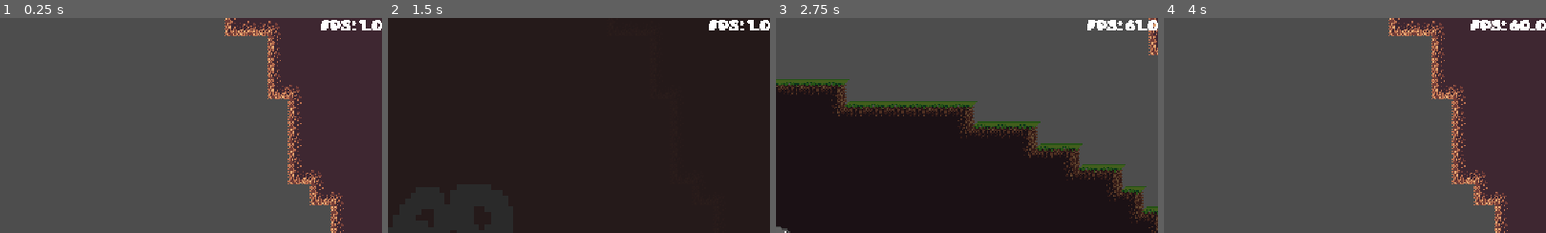
Above: before the commit, frames 1-4 (left to right).
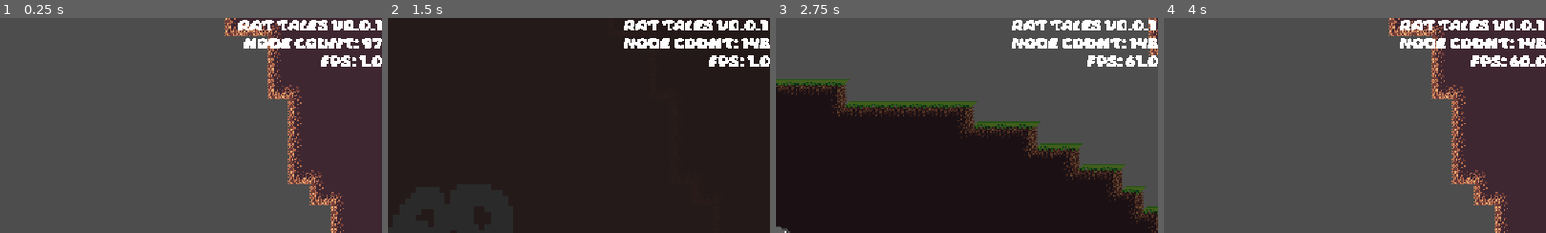
Above: after the commit, the same moments.

Repository: Logboy2000/Comp-Sci-30
Game: Godot game, scene res://scenes/game_root.tscn
Same seed, same stepped clock (60 frames per second), same inputs: the game is played once before the commit and once after it.
Inputs (mouse positions are % of the whole screen's width and height, from its top left):
- Up to frame 1 (0.25 s): no input
- Up to frame 2 (1.5 s): tap Enter (ui_accept) at 0.5 s; move the mouse to (72, 45) at 0.52 s; hold Right (right) 0.53-1.25 s; tap End (die) at 0.6 s; click (72, 45) at 0.67 s; tap Z (jump) at 0.77 s; click "again" at 1.25 s
- Up to frame 3 (2.75 s): drag from (30, 55) to (50, 15) at 2.02 s
- Up to frame 4 (4 s): move the mouse to (60, 28) at 2.77 s; hold Right (right) 2.78-3.5 s; tap C (dash) at 2.85 s; click (60, 28) at 2.92 s; tap End (die) at 3.05 s; click "again" at 3.5 s
The pictures show only the part of the screen within x 50-100%, y 0-50%; the shares and areas given below are measured in that part.

The runs differ from the first frame. In frame 1, 2.8% of the frame differs, in the area x 62-100%, y 0-23%; in frame 2, 2.8%; in frame 3, 3.0%, in the area x 61-100%, y 0-23%; in frame 4, 3.0%.

Commit message:
rat mode

Diff:
--- a/final-project/autoloads/debug_menu.gd
+++ b/final-project/autoloads/debug_menu.gd
@@ -1,10 +1,12 @@
 extends Control
 
 @onready var fps: Label = $VBoxContainer/FPS
+@onready var node_count: Label = $VBoxContainer/NodeCount
 
 
 func menu_update():
 	fps.text = "FPS: " + str(Engine.get_frames_per_second())
+	node_count.text = "Node Count: " + str(get_tree().get_node_count())
 
 func _ready() -> void:
 	menu_update()
--- a/final-project/autoloads/debug_menu.tscn
+++ b/final-project/autoloads/debug_menu.tscn
@@ -28,9 +28,19 @@
 offset_bottom = 40.0
 grow_horizontal = 0
 
+[node name="version" type="Label" parent="DebugMenu/VBoxContainer"]
+layout_mode = 2
+text = "RAT TALES v0.0.1"
+
+[node name="NodeCount" type="Label" parent="DebugMenu/VBoxContainer"]
+layout_mode = 2
+text = "Node Count: "
+horizontal_alignment = 2
+
 [node name="FPS" type="Label" parent="DebugMenu/VBoxContainer"]
 layout_mode = 2
 text = "fps:"
+horizontal_alignment = 2
 
 [node name="UpdateTimer" type="Timer" parent="DebugMenu"]
 autostart = true
--- a/final-project/autoloads/global.gd
+++ b/final-project/autoloads/global.gd
@@ -12,6 +12,8 @@
 var allow_pausing: bool = true
 
 var can_respawn_enemies: bool = true
+
+var rat_mode: bool = false
 
 func freeze_game(duration_seconds: float):
 	get_tree().paused = true
--- a/final-project/autoloads/settings_manager.gd
+++ b/final-project/autoloads/settings_manager.gd
@@ -52,6 +52,13 @@
 		TYPE_BOOL,
 		func(v: bool):
 			AudioServer.set_bus_effect_enabled(0, 1, v)
+	)
+	register_setting(
+		"rat_mode",
+		false,
+		TYPE_BOOL,
+		func(v: bool):
+			Global.rat_mode = v
 	)
 	# Add more settings as needed
 	load_settings()
--- /dev/null
+++ b/final-project/invert.gdshader
@@ -0,0 +1,8 @@
+shader_type canvas_item;
+
+uniform sampler2D screen_texture : hint_screen_texture;
+
+void fragment() {
+    vec4 color = texture(screen_texture, SCREEN_UV);
+    COLOR = vec4(1.0 - color.rgb, color.a);
+}
--- /dev/null
+++ b/final-project/rat.gdshader
@@ -0,0 +1,32 @@
+shader_type canvas_item;
+
+uniform sampler2D screen_texture : hint_screen_texture;
+uniform float blur_radius = 1.0;
+
+void fragment() {
+    vec2 uv = SCREEN_UV;
+    vec4 sum = vec4(0.0);
+    float count = 0.0;
+
+    // Apply a simple blur by averaging neighboring pixels
+    for (int x = -1; x <= 1; x++) {
+        for (int y = -1; y <= 1; y++) {
+            vec2 offset = vec2(float(x), float(y)) * blur_radius * SCREEN_PIXEL_SIZE;
+            sum += texture(screen_texture, uv + offset);
+            count += 1.0;
+        }
+    }
+
+    vec4 color = sum / count;
+    vec3 rgb = color.rgb;
+
+    // Desaturate the color
+    float gray = dot(rgb, vec3(0.3, 0.59, 0.11));
+
+    // Reduce red channel to simulate red-blindness
+    rgb.r = gray * 0.5;
+    rgb.g = gray;
+    rgb.b = gray * 0.8;
+
+    COLOR = vec4(rgb, color.a);
+}
--- a/final-project/rooms/crumbtown_0.tscn
+++ b/final-project/rooms/crumbtown_0.tscn
@@ -34,4 +34,4 @@
 entrance_id = 1
 
 [node name="trapper" parent="." index="7" instance=ExtResource("4_t7xaq")]
-position = Vector2(340, 727)
+position = Vector2(342, 743)
--- a/final-project/scenes/game_root.tscn
+++ b/final-project/scenes/game_root.tscn
@@ -7,12 +7,14 @@
 [ext_resource type="Script" uid="uid://8umksf8e80fw" path="res://addons/phantom_camera/scripts/resources/tween_resource.gd" id="5_t6xqi"]
 [ext_resource type="Script" uid="uid://bd046eokvcnu2" path="res://addons/phantom_camera/scripts/phantom_camera_host/phantom_camera_host.gd" id="6_v5ckt"]
 [ext_resource type="Theme" uid="uid://di4h7o0l41s3u" path="res://theme.tres" id="7_6v30a"]
+[ext_resource type="Shader" uid="uid://cxou6h8d2m5gi" path="res://rat.gdshader" id="7_i7pw8"]
 [ext_resource type="Script" uid="uid://b2tmulursfq46" path="res://scenes/transition_manager.gd" id="7_t6xqi"]
 [ext_resource type="Texture2D" uid="uid://dyis8kds5mb8x" path="res://sprites/bigrat.jpg" id="8_v5ckt"]
 [ext_resource type="Script" uid="uid://bg05oi26f4w61" path="res://scenes/ui/health_bar.gd" id="10_5dyip"]
 [ext_resource type="Script" uid="uid://cxh0fk7yl5cov" path="res://scenes/ui/pause_menu.gd" id="11_i7pw8"]
 [ext_resource type="Texture2D" uid="uid://cdarct5x6n1jg" path="res://sprites/cheese.png" id="11_ywsqi"]
 [ext_resource type="Texture2D" uid="uid://b21mvgyc8m3eb" path="res://sprites/missing_cheese.png" id="12_i7pw8"]
+[ext_resource type="Script" uid="uid://c3e28folvaxwk" path="res://scenes/shader_overlay.gd" id="15_x5456"]
 
 [sub_resource type="Resource" id="Resource_1ayw0"]
 script = ExtResource("5_t6xqi")
@@ -170,6 +172,10 @@
 &"bigratjumpscare": SubResource("Animation_ywsqi"),
 &"fade": SubResource("Animation_t6xqi")
 }
+
+[sub_resource type="ShaderMaterial" id="ShaderMaterial_x5456"]
+shader = ExtResource("7_i7pw8")
+shader_parameter/blur_radius = 1.0
 
 [node name="GameRoot" type="Node2D"]
 script = ExtResource("1_nrhpl")
@@ -444,6 +450,18 @@
 mouse_filter = 2
 texture = ExtResource("8_v5ckt")
 
+[node name="ShaderOverlay" type="ColorRect" parent="OverlayLayer"]
+z_index = 4096
+material = SubResource("ShaderMaterial_x5456")
+anchors_preset = 15
+anchor_right = 1.0
+anchor_bottom = 1.0
+grow_horizontal = 2
+grow_vertical = 2
+scale = Vector2(1, 0.995551)
+mouse_filter = 2
+script = ExtResource("15_x5456")
+
 [connection signal="pressed" from="OverlayLayer/Control/PauseMenu/ColorRect/CenterContainer/VBoxContainer/ResumeButton" to="OverlayLayer/Control/PauseMenu" method="_on_resume_button_pressed"]
 [connection signal="pressed" from="OverlayLayer/Control/PauseMenu/ColorRect/CenterContainer/VBoxContainer/QuitButton" to="OverlayLayer/Control/PauseMenu" method="_on_quit_button_pressed"]
 [connection signal="pressed" from="OverlayLayer/Control/DeathScreen/ColorRect/VBoxContainer/Button" to="." method="_on_respawn_pressed"]
--- a/final-project/scenes/objects/enemies/enemy.gd
+++ b/final-project/scenes/objects/enemies/enemy.gd
@@ -7,6 +7,8 @@
 @export var affected_by_gravity = false
 @export var knockback_duration = 0.05  # How long knockback lasts
 @export var contact_damage: int = 1
+@export var kill_self_on_contact: bool = false
+@export var mark_killed_on_death: bool = true
 
 @export_category("Nodes")
 @export var animated_sprite: AnimatedSprite2D
@@ -49,13 +51,12 @@
 		if not is_on_floor():
 			velocity.y += gravity * delta
 
-	# If not in knockback, update velocity based on enemy behavior
-
 	if velocity.x > 0:
 		animated_sprite.flip_h = false
 	if velocity.x < 0:
 		animated_sprite.flip_h = true
 
+	# If not in knockback, update velocity based on enemy behavior
 	if not is_knockback:
 		_update_movement(delta)
 
@@ -95,8 +96,9 @@
 	velocity = pre_knockback_velocity
 
 func die():
-	# Override this in child classes for death effects
-	Global.mark_enemy_killed(room_name,enemy_id)
+	# Override in child classes for death effect
+	if mark_killed_on_death == true:
+		Global.mark_enemy_killed(room_name, enemy_id)
 	queue_free()
 
 func on_hit():
--- a/final-project/scenes/objects/enemies/trapper.gd
+++ b/final-project/scenes/objects/enemies/trapper.gd
@@ -13,12 +13,18 @@
 		if body.is_in_group("player"):
 			do_fire = true
 
+	if do_fire:
+		sprite.modulate = Color(0,1,0)
+	else:
+		sprite.modulate = Color(1,0,0)
+
 	if not do_fire:
 		return
 
-	var new_trap := trap_scene.instantiate()
+	var new_trap: Enemy = trap_scene.instantiate()
 	var player_distance = position - Global.player.position
-	new_trap.linear_velocity.x = -player_distance.x
-	new_trap.linear_velocity.y = randf_range(-400,-500)
+	new_trap.velocity.x = -player_distance.x * 1.1
+	new_trap.velocity.y = randf_range(-300, -350)
 	new_trap.global_position = global_position
+	new_trap.mark_killed_on_death = false
 	add_sibling(new_trap)
--- a/final-project/scenes/objects/player/player.gd
+++ b/final-project/scenes/objects/player/player.gd
@@ -814,3 +814,5 @@
 func _on_owie_box_body_entered(body: Node2D) -> void:
 	if body is Enemy:
 		owie(body.contact_damage, body.global_position)
+		if body.kill_self_on_contact == true:
+			body.die()
--- /dev/null
+++ b/final-project/scenes/objects/rat_trap.gd
@@ -0,0 +1,4 @@
+extends Enemy
+
+func _update_movement(delta: float):
+	velocity.x = move_toward(velocity.x, 0, 1)
--- a/final-project/scenes/objects/rat_trap.tscn
+++ b/final-project/scenes/objects/rat_trap.tscn
@@ -1,5 +1,6 @@
-[gd_scene load_steps=4 format=3 uid="uid://bu5aorryq6rlu"]
+[gd_scene load_steps=5 format=3 uid="uid://bu5aorryq6rlu"]
 
+[ext_resource type="Script" uid="uid://cshqp6c7d61ca" path="res://scenes/objects/rat_trap.gd" id="1_2fbbt"]
 [ext_resource type="Texture2D" uid="uid://2jeotgbyy24q" path="res://sprites/tiles/grass/grass_bottom.png" id="1_8ek7r"]
 
 [sub_resource type="SpriteFrames" id="SpriteFrames_2fbbt"]
@@ -16,10 +17,15 @@
 [sub_resource type="RectangleShape2D" id="RectangleShape2D_2fbbt"]
 size = Vector2(16, 2)
 
-[node name="RatTrap" type="RigidBody2D"]
+[node name="RatTrap" type="CharacterBody2D" node_paths=PackedStringArray("animated_sprite", "collision_shape")]
 collision_layer = 2
-lock_rotation = true
-continuous_cd = 1
+script = ExtResource("1_2fbbt")
+max_health = 1
+affected_by_gravity = true
+kill_self_on_contact = true
+animated_sprite = NodePath("Sprite2D")
+collision_shape = NodePath("CollisionShape2D")
+metadata/_custom_type_script = "uid://cin3uwpgfq1s1"
 
 [node name="Sprite2D" type="AnimatedSprite2D" parent="."]
 modulate = Color(1, 0, 0, 1)
--- /dev/null
+++ b/final-project/scenes/shader_overlay.gd
@@ -0,0 +1,9 @@
+extends ColorRect
+
+func _ready() -> void:
+	SettingsManager.setting_changed.connect(Callable(self, "_setting_changed"))
+	visible = Global.rat_mode
+
+
+func _setting_changed(name, value):
+	visible = Global.rat_mode
Not shown, changed: final-project/export_presets.cfg
Not shown, added: final-project/invert.gdshader.uid
Not shown, added: final-project/rat.gdshader.uid
Not shown: 1 places in final-project/scenes/game_root.tscn that only renumber resources
Not shown, added: final-project/scenes/shader_overlay.gd.uid
